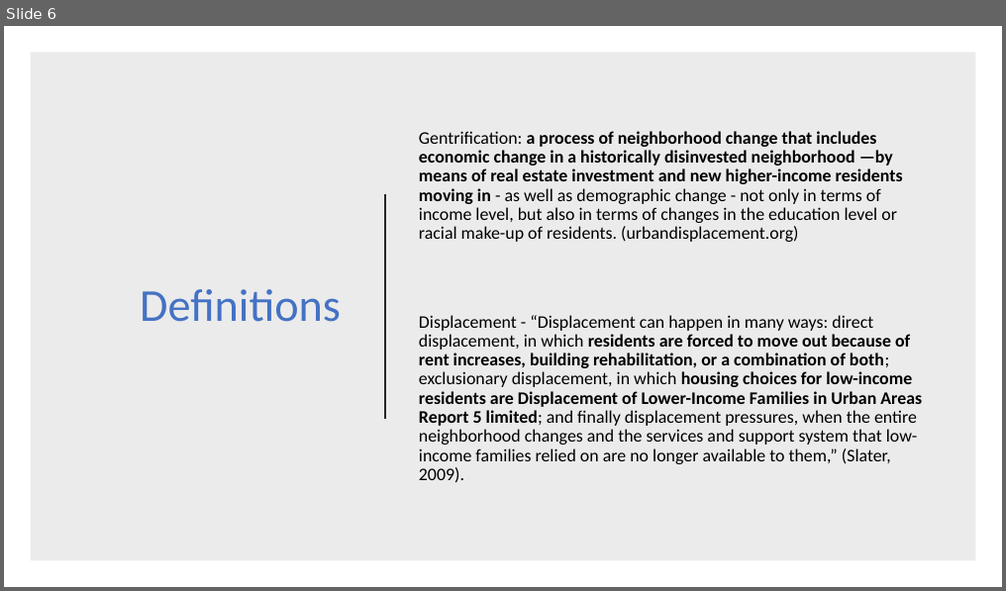
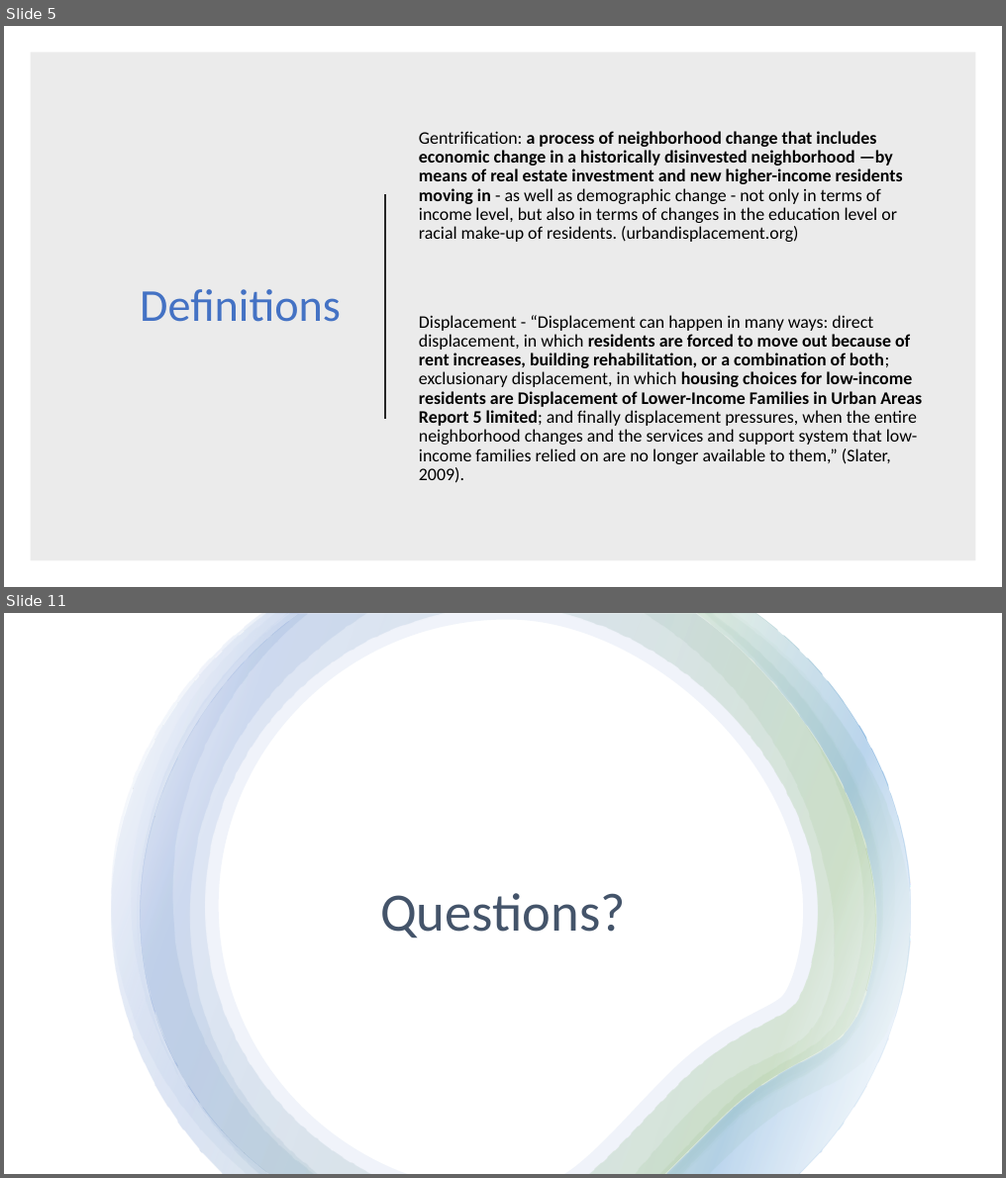
Before and after one commit to rbarre23/rbarre23, a slide deck: 5_Final_Project/3_Presentation/Gentrification and Citizenship.pptx. Shown one above the other, each under a label of ours: slide 6 before the commit, slides 5 and 11 after it; the slides between them are not shown. The pictures are 1006x591 and 1006x1178 pixels, drawn with LibreOffice and Linux fonts; fonts in the diff are those of the drawing. Boxes give left, top, right and bottom in pixels: in the first picture for what was removed or moved away, otherwise in the second. Text is boxed around its words. In the diff, an @@ line names an element or a change of style, - is before the commit and + after.

```diff
--- a/5_Final_Project/3_Presentation/Gentrification and Citizenship.pptx
+++ b/5_Final_Project/3_Presentation/Gentrification and Citizenship.pptx
@@ slide 11 added at bbox=[4, 613, 1002, 1174], background #FFFFFF @@
@@ rectangle added at bbox=[4, 613, 1002, 1174], fill #FFFFFF @@
@@ group added at bbox=[111, 613, 911, 1174]: 7 freeform shapes @@
@@ title added at bbox=[380, 893, 626, 939], 52 pt, text #44546A @@
+Questions?
@@ what was slide 6 is now slide 5 @@
```
Also in this commit, not shown: 2 slides changed, 3 other slides added, 2 slides removed, 3 other files.
